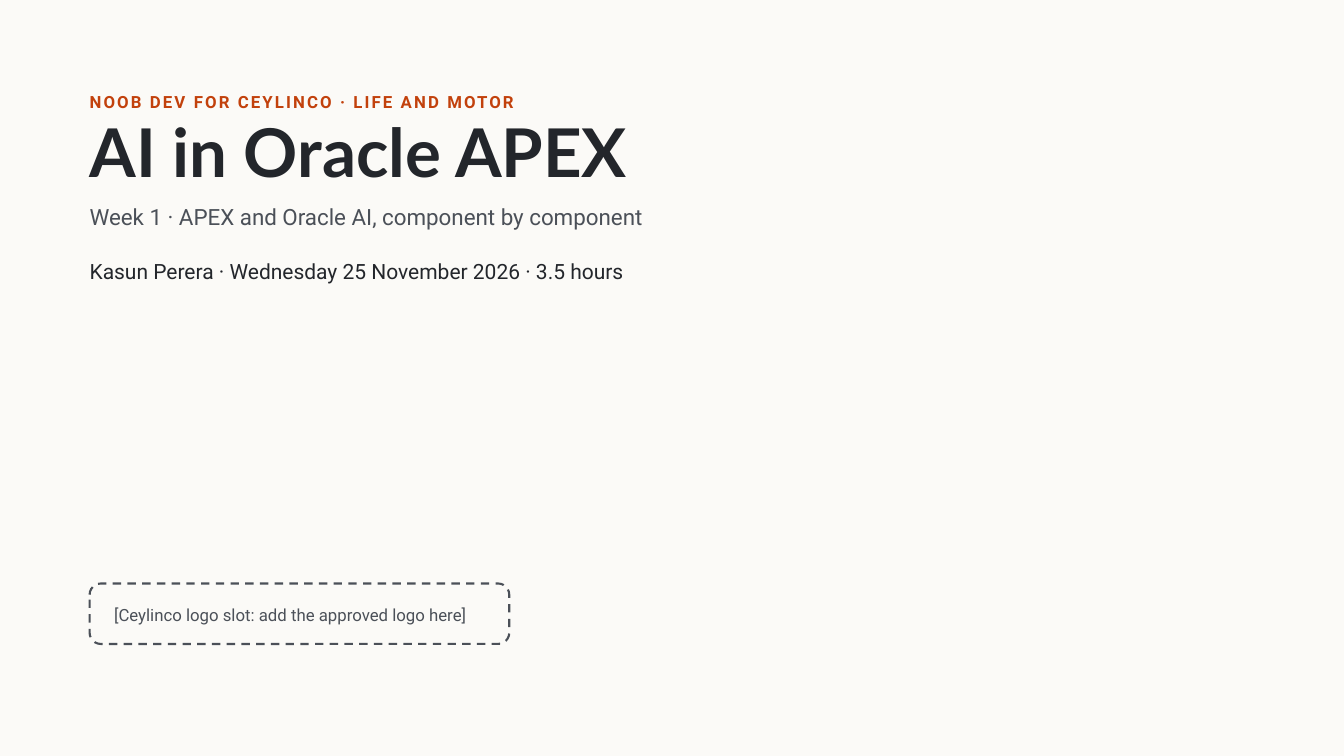
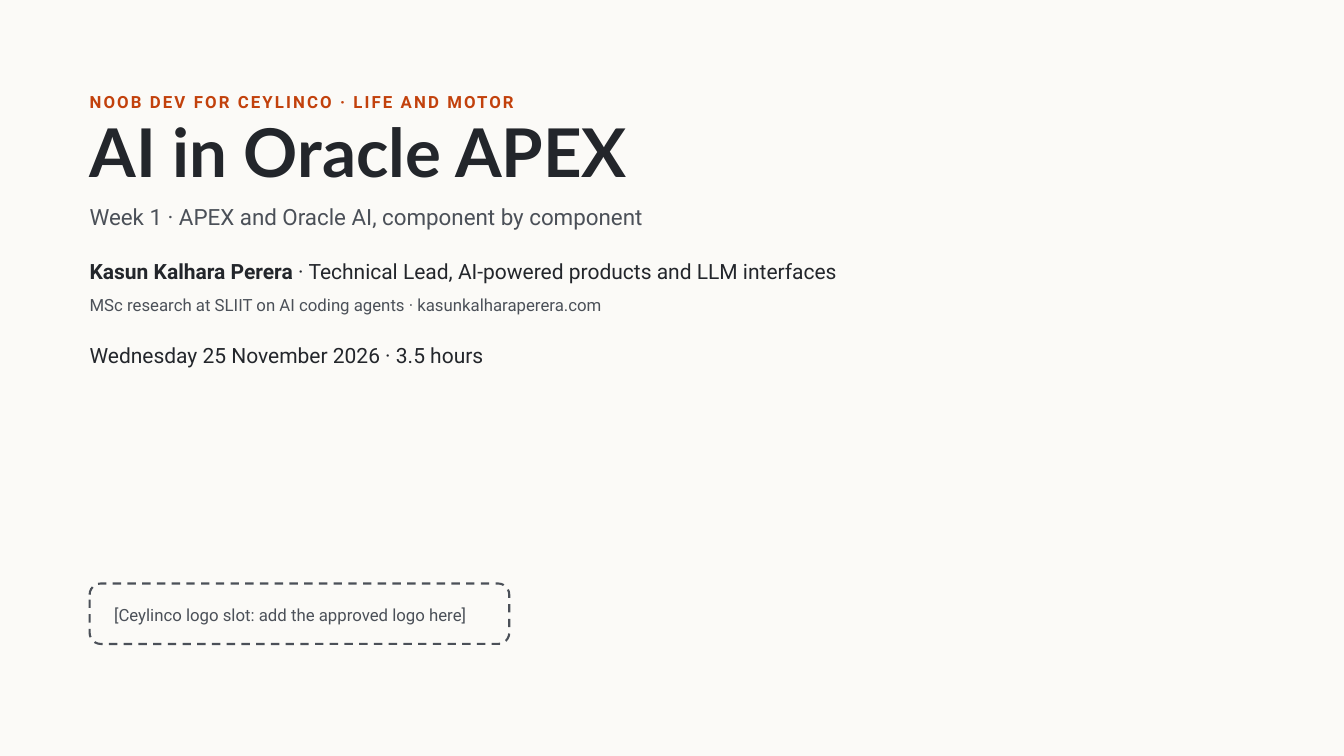
Before and after one commit to Adore96/ceylinco-ai-series, a slide deck: slide 1 of presentation/week1/week1-deck.pptx. Drawn at 1344x756 pixels with LibreOffice and Linux fonts; fonts in the diff are those of the drawing. Boxes give left, top, right and bottom in pixels: in the first picture for what was removed or moved away, otherwise in the second. Text is boxed around its words. In the diff, an @@ line names an element or a change of style, - is before the commit and + after.

```diff
--- a/presentation/week1/week1-deck.pptx
+++ b/presentation/week1/week1-deck.pptx
@@ text added at [90,263,837,284], 15 pt, text #23262B @@
+Kasun Kalhara Perera · Technical Lead, AI-powered products and LLM interfaces
@@ text added at [90,298,601,315], 12 pt, text #4B5058 @@
+MSc research at SLIIT on AI coding agents · kasunkalharaperera.com
@@ text at [90,347,483,368]: text changed @@
-Kasun Perera · Wednesday 25 November 2026 · 3.5 hours
+Wednesday 25 November 2026 · 3.5 hours
```
Also in this commit, not shown: 2 other slides changed, 1 other file.
